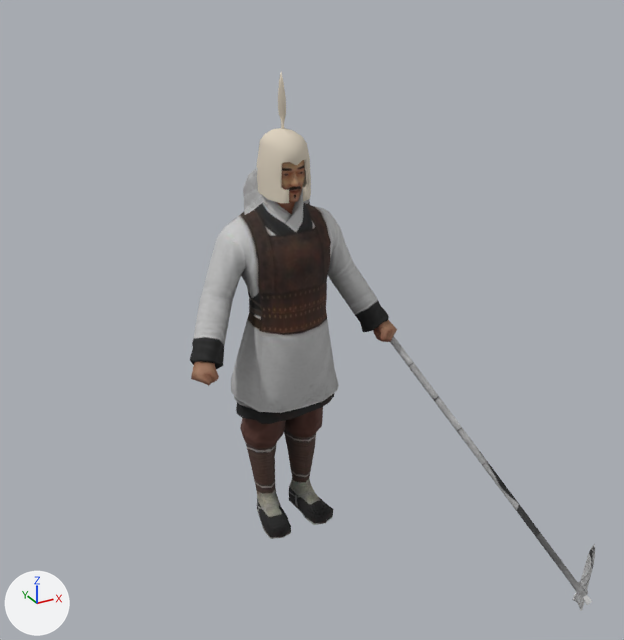
The glTF model public/assets/unit-models/27-gehalberdier.glb as it was, and as the next commit left it.
Rendered twice from a 50 mm lens placed at (-1.81, -3.55, 2.92), pointed at (0.11, -0.06, 1.18). Arrows for +X, +Y and +Z are at lower left; the lights stay in place. The older version comes first. Vertices at exactly the same position are counted once.
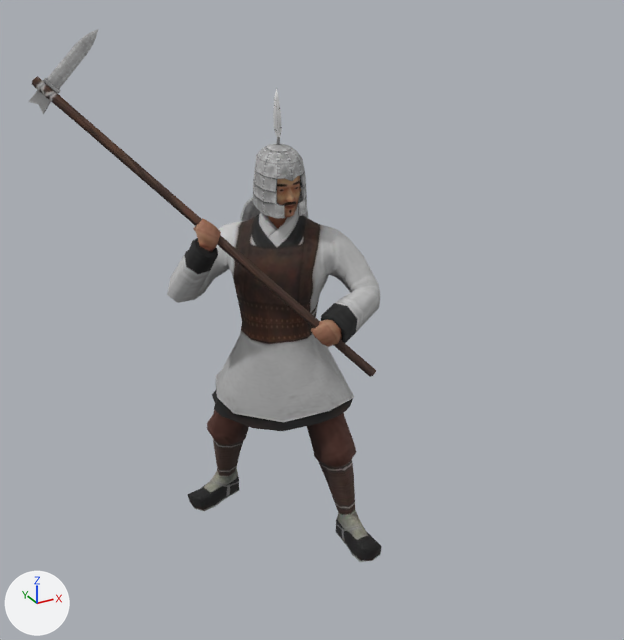
Pixel boxes (x1, y1, x2, y2) of what changed, in the pictures (624 x 640 px; the box of a moved part takes in the faces that stretch with it):
'Mesh_0', surface changed, reshaped (13% narrower)
    before: (190, 72, 595, 611)
    after: (29, 29, 382, 562)
part 1 of me_mesh_0, moved or reshaped
    before: (257, 72, 311, 203)
    after: (253, 88, 307, 218)
part 2 of me_mesh_0, moved or reshaped
    before: (390, 336, 595, 611)
    after: (29, 29, 376, 377)
part 3 of me_mesh_0, moved or reshaped
    before: (243, 168, 310, 215)
    after: (240, 196, 309, 221)
part 4 of me_mesh_0, moved or reshaped
    before: (190, 160, 397, 539)
    after: (167, 176, 382, 562)

What changed in the scene script:
```text
Change mat_material_1:
    remove mat_material_1.base_color = (0.72, 0.64, 0.52)  # pale yellow #ddd1bf
    add mat_material_1.texture = img_image_1
    mat_material_1.roughness: 0.9 -> 0.85
Change mat_material_2:
    mat_material_2.texture: img_image_1 -> img_image_2
Change me_mesh_0:
    used by ob_mesh_0; location = (0.0, 0.0, 0.0)
    remove me_mesh_0.from_pydata(...)  # 1023 vertices, 2005 faces; spans x -0.57..1.65, y -1.0..0.23, z -0.49..2.39
    add me_mesh_0.from_pydata(...)  # 1023 vertices, 2005 faces; spans x -1.02..0.44, y -0.58..0.53, z -0.01..2.57
    me_mesh_0 part 1: the loose piece of 121 vertices spanning x -0.12..0.12, y -0.12..0.17, z 1.81..2.39 is multiplied about its middle by the matrix ((0.999, 0.027, -0.02), (-0.027, 0.999, -0.024), (0.019, 0.025, 1.0)), then moved by (-0.01, 0.02, -0.08)
    me_mesh_0 part 2: the loose piece of 51 vertices spanning x 0.46..1.65, y -1.0..-0.06, z -0.49..1.14 is multiplied about its middle by the matrix ((0.394, 0.119, 0.911), (0.196, -0.98, 0.043), (0.898, 0.162, -0.409)), then moved by (-1.39, 0.58, 1.48)
    me_mesh_0 part 3: the loose piece of 32 vertices spanning x -0.18..0.18, y -0.02..0.12, z 1.11..1.99 is multiplied about its middle by the matrix ((-0.92, -0.389, -0.043), (0.387, -0.921, 0.046), (-0.058, 0.025, 0.998)), then moved by (0.1, 0.25, -0.2)
    me_mesh_0 part 4: 819 of 1023 vertices moved; they spanned x -0.57..0.57, y -0.19..0.23, z -0.01..2.11 and now span x -0.56..0.44, y -0.58..0.42, z -0.01..2.04; mean shift (-0.04, 0.0, 0.02); largest move (-0.51, -0.18, 1.02) -> (-0.41, 0.04, 1.76)
```
